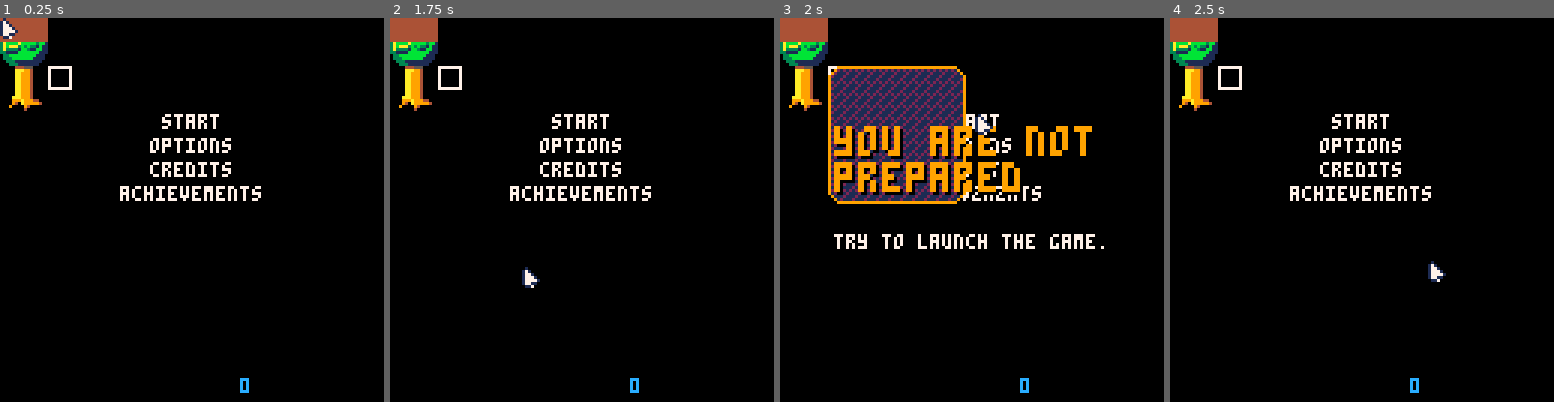
Above: before the commit, frames 1-4 (left to right).
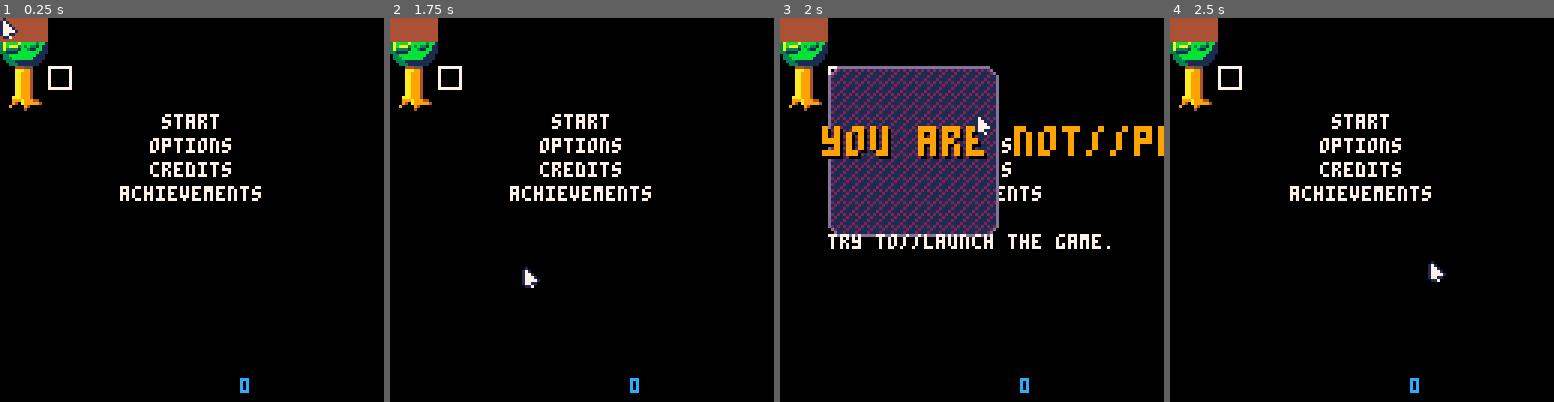
Above: after the commit, the same moments.

Repository: Mastoast/LDJam58
Game: PICO-8 cartridge ldjam58.p8
Same seed, same stepped clock (60 frames per second), same inputs: the game is played once before the commit and once after it.
Inputs (mouse positions are in pixels of both pictures, inside the frame that each line leads up to):
- Up to frame 1 (0.25 s): no input
- Up to frame 2 (1.75 s): click (459, 121) at 0.67 s; tap X (X key) at 1.07 s; click (520, 267) at 1.22 s
- Up to frame 3 (2 s): click (975, 114) at 1.77 s
- Up to frame 4 (2.5 s): tap X (X key) at 2.07, 2.4 s; click (1427, 259) at 2.32 s

Frames 1-2 are identical in both runs. In frame 3, 13% of the frame differs, in the area x 10-100%, y 12-61%; in frame 4, nothing differs.

Commit message:
text print tests

Diff:
--- a/achievements.lua
+++ b/achievements.lua
@@ -1,8 +1,8 @@
 all_achievements = {
     {code = "intro1", name = "\^t\^wa warm welcome", description = "you launched the game.", tip = ""},
-    {code = "intro2", name = "\^t\^wfirst step", description = "you got your first\nachievement.", tip = ""},
-    {code = "intro3", name = "\^t\^wwow!!", description = "you got your second\nachievement.", tip = ""},
-    {code = "start1", name = "\^t\^wyou are not\nprepared", description = "try to launch the game.", tip = "did you try to launch the game ?"},
+    {code = "intro2", name = "\^t\^wfirst step", description = "you got your first//achievement.", tip = ""},
+    {code = "intro3", name = "\^t\^wwow!!", description = "you got your second//achievement.", tip = ""},
+    {code = "start1", name = "\^t\^wyou are not//prepared", description = "try to//launch the game.", tip = "did you try to launch the game ?"},
     {code = "badge", name = "\^t\^wgreat success", description = "open the achievement page", tip = "why are you here? if you can read this, you've done it"},
     {code = "soundp", name = "\^t\^whello there", description = "lower the general sound", tip = "check the sound options."},
     {code = "soundm", name = "\^t\^wkenobi", description = "up the general sound", tip = "check the sound options, again."},
--- a/main.lua
+++ b/main.lua
@@ -142,8 +142,9 @@
 end
 
 -- print at center
-function print_centered(str, x, y, col)
-    print(str, x - (#str * 2), y, col)
+function print_centered(str, x, y, col, w)
+    local size = w and 2 or 2
+    print(str, x - (#str * size), y, col)
 end
 
 -- \f P0 : foreground color
--- a/menu.lua
+++ b/menu.lua
@@ -38,9 +38,9 @@
 
 function init_achievements_menu()
     local x, y = badges_menu.x + 0, badges_menu.y + 0
-    local mx, my = 12, 20
-    local distance = 23
-    local line_size = 5
+    local mx, my = 10, 20
+    local distance = 14
+    local line_size = 8
     for i = 0, #all_achievements - 1 do
         local badge = create(badge, x + mx + (i % line_size) * distance, y + my + flr(i \ line_size) * distance)
         badge.achievement_index = i + 1
--- a/objects.lua
+++ b/objects.lua
@@ -26,6 +26,7 @@
 text.is_centered = false
 text.color = 7
 text.hover = false
+text.wide = false
 
 function text.init(self)
     self.hit_h = 8
@@ -42,8 +43,8 @@
 
 function text.draw(self)
     if self.is_centered then
-        print_centered(self.text, self.x + 1, self.y + 1, 0)
-        print_centered(self.text, self.x, self.y, self.color)
+        print_centered(self.text, self.x + 1, self.y + 1, 0, self.wide)
+        print_centered(self.text, self.x, self.y, self.color, self.wide)
         if self.hover then
             print("◆", 64 - 10 - (#self.text * 2), self.y)
             -- print("◆", 64 + 2 + (#self.text * 2), self.y)
@@ -83,6 +84,8 @@
 
 -- achievement badge
 badge = new_type(0)
+badge.hit_w = 6
+badge.hit_h = 6
 
 function badge.draw(self)
     local achievement = all_achievements[self.achievement_index]
@@ -90,11 +93,18 @@
     rectfill(self.x, self.y, self.x + self.hit_w - 1, self.y + self.hit_h - 1, color)
     if self.hover then
         if achievement.unlocked then
-            print(achievement.name, self.x, self.y + 10)
-            print(achievement.description, self.x, self.y + 18)
+            -- print(achievement.name, self.x, self.y + 10)
+            -- print(achievement.description, self.x, self.y + 18)
         else
             print(achievement.tip, self.x, self.y + 10)
         end
+    end
+end
+
+function badge.on_click(self)
+    local achievement = all_achievements[self.achievement_index]
+    if achievement.unlocked then
+        add(incoming_popups, achievement)
     end
 end
 
--- a/popup.lua
+++ b/popup.lua
@@ -1,11 +1,12 @@
 function init_popup(achievement)
     ptime = 0
-    panim_time = 25
+    panim_time = 20
     popup_objects = {}
     gstate = 2
-    local title = create(text, cam.x + 66, cam.y + 36, 8, 8, popup_objects)
+    local title = create(text, cam.x + 64, cam.y + 36, 8, 8, popup_objects)
     title.text = achievement.name
     title.is_centered = true
+    title.wide = true
     title.color = 9
     local desc = create(text, cam.x + 64, cam.y + 72, 8, 8, popup_objects)
     desc.text = achievement.description
@@ -68,7 +69,7 @@
     fillp(0b1000010100100100)
     rrectfill(cam.x + mx, cam.y + my, sx, sy, 4, 0x21)
     fillp()
-    rrect(cam.x + mx, cam.y + my, sx, sy, 4, 9)
+    rrect(cam.x + mx, cam.y + my, sx, sy, 4, 13)
 
     for o in all(popup_objects) do
         o:draw()
